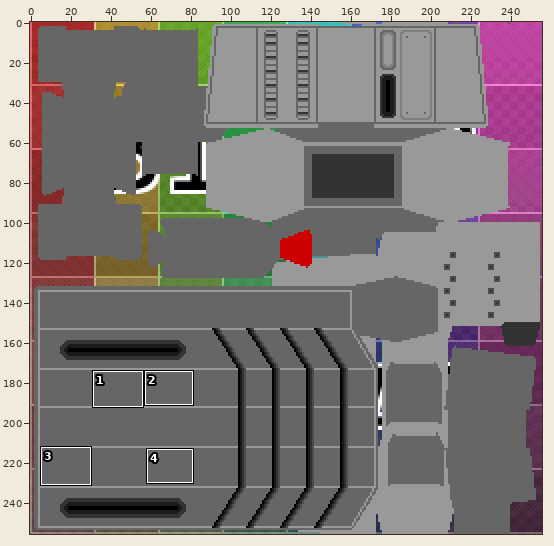
A sprite sheet gets an edit: source/scenes/parts/textures/tex_rifle0.png. Above: a wide view before the commit, with the close-up outlined.
Close-up. Earlier state:
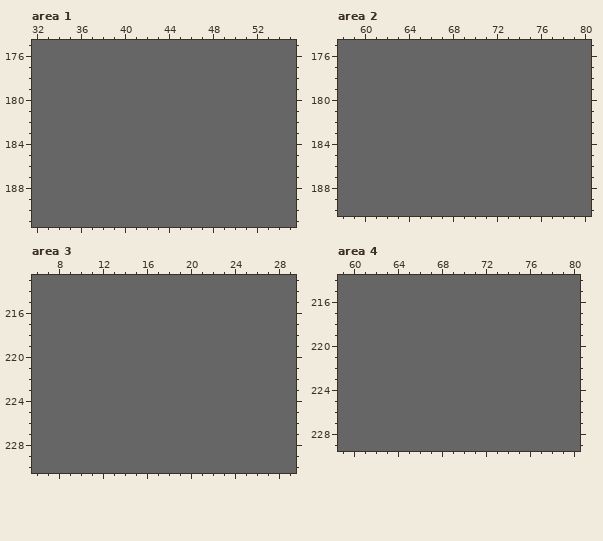
The file is 256x256 pixels. Colours within 5 levels of each other are drawn and written as one. Shown: area 1: x 32..55, y 175..191; area 2: x 58..80, y 175..190; area 3: x 6..29, y 213..230; area 4: x 59..80, y 214..229. The commit also changed other parts of the picture, which this record leaves out.
Once edited:
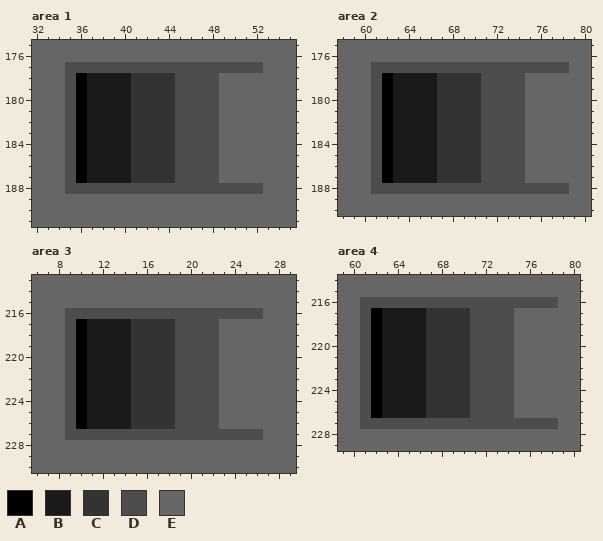
Palette (. is transparent): A #000000  B #1a1a1a  C #333333  D #4d4d4d  E #666666
From old to new:
Area 1:
y 177: x 35..52 EEEEEEEEEEEEEEEEEE -> DDDDDDDDDDDDDDDDDD
y 178..187: x 35..48 EEEEEEEEEEEEEE -> DABBBBCCCCDDDD
y 188: x 35..52 EEEEEEEEEEEEEEEEEE -> DDDDDDDDDDDDDDDDDD
Area 2:
y 177: x 61..78 EEEEEEEEEEEEEEEEEE -> DDDDDDDDDDDDDDDDDD
y 178..187: x 61..74 EEEEEEEEEEEEEE -> DABBBBCCCCDDDD
y 188: x 61..78 EEEEEEEEEEEEEEEEEE -> DDDDDDDDDDDDDDDDDD
Area 3:
y 216: x 9..26 EEEEEEEEEEEEEEEEEE -> DDDDDDDDDDDDDDDDDD
y 217..226: x 9..22 EEEEEEEEEEEEEE -> DABBBBCCCCDDDD
y 227: x 9..26 EEEEEEEEEEEEEEEEEE -> DDDDDDDDDDDDDDDDDD
Area 4:
y 216: x 61..78 EEEEEEEEEEEEEEEEEE -> DDDDDDDDDDDDDDDDDD
y 217..226: x 61..74 EEEEEEEEEEEEEE -> DABBBBCCCCDDDD
y 227: x 61..78 EEEEEEEEEEEEEEEEEE -> DDDDDDDDDDDDDDDDDD
